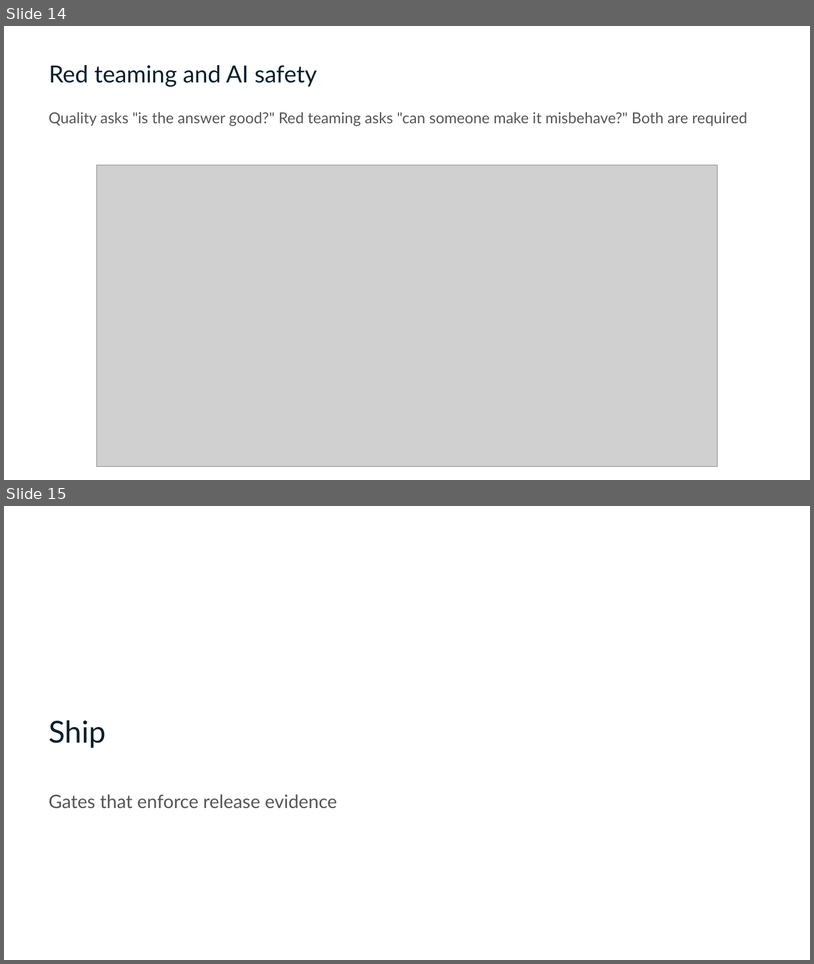
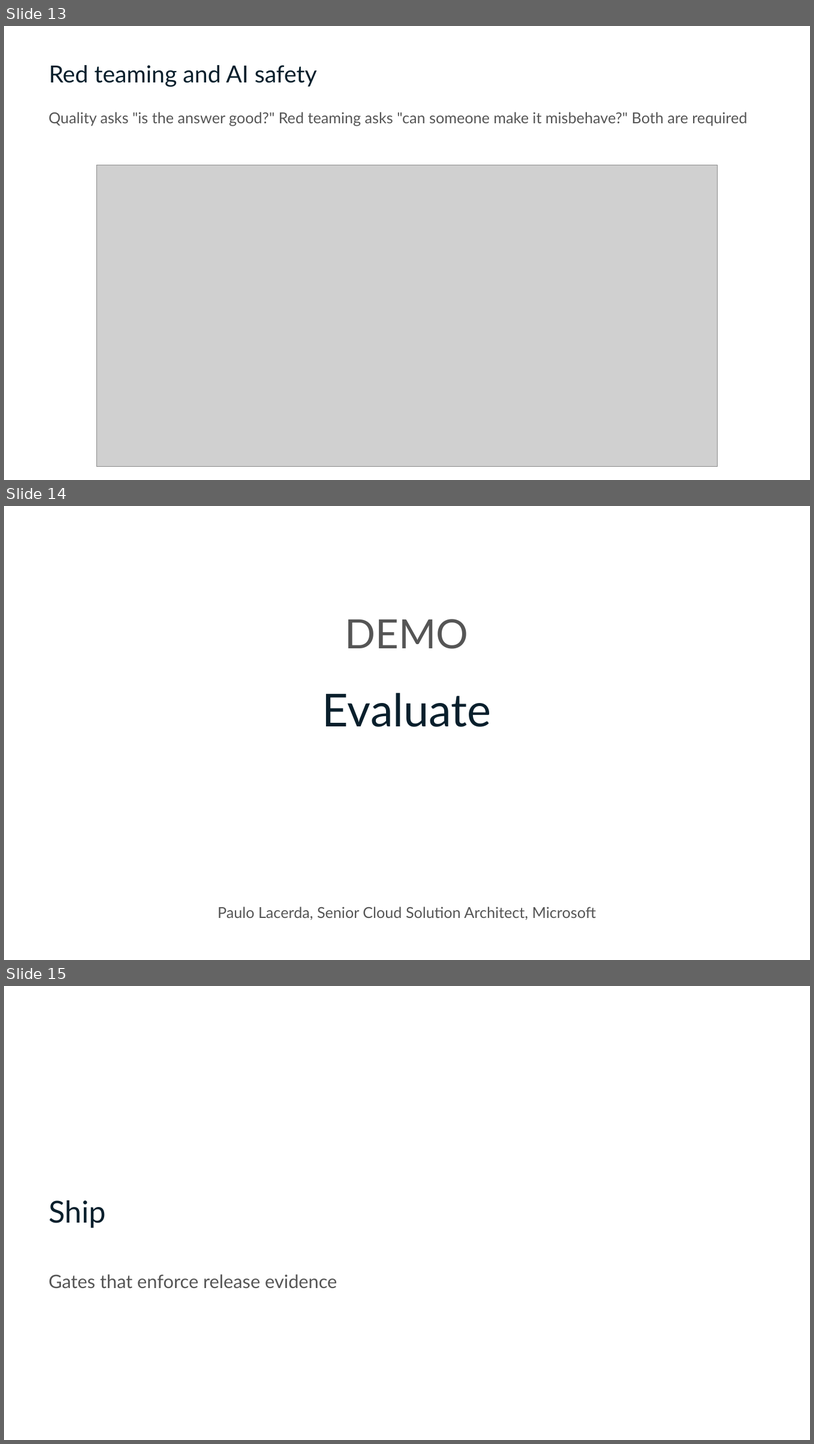
Before and after one commit to Azure/agentops-workshop, a slide deck: short/slides.pptx. Shown one above the other, each under a label of ours: slides 14 and 15 before the commit, slides 13, 14 and 15 after it. The pictures are 814x964 and 814x1444 pixels, drawn with LibreOffice and Linux fonts; fonts in the diff are those of the drawing; grey boxes stand for pictures. Boxes give left, top, right and bottom in pixels: in the first picture for what was removed or moved away, otherwise in the second. Text is boxed around its words. In the diff, an @@ line names an element or a change of style, - is before the commit and + after.

```diff
--- a/short/slides.pptx
+++ b/short/slides.pptx
@@ slide 14 added at (4, 506, 810, 960), background #FFFFFF @@
@@ text added at (345, 619, 469, 649), 48 pt, text #555555 @@
+DEMO
@@ text added at (323, 693, 492, 727), 54 pt, text #091F2C @@
+Evaluate
@@ text added at (218, 906, 596, 919), 18 pt, text #555555 @@
+Paulo Lacerda, Senior Cloud Solution Architect, Microsoft
@@ what was slide 14 is now slide 13 @@
```
Also in this commit, not shown: 3 slides changed, 4 other slides added, 2 slides removed, 3 other files.
